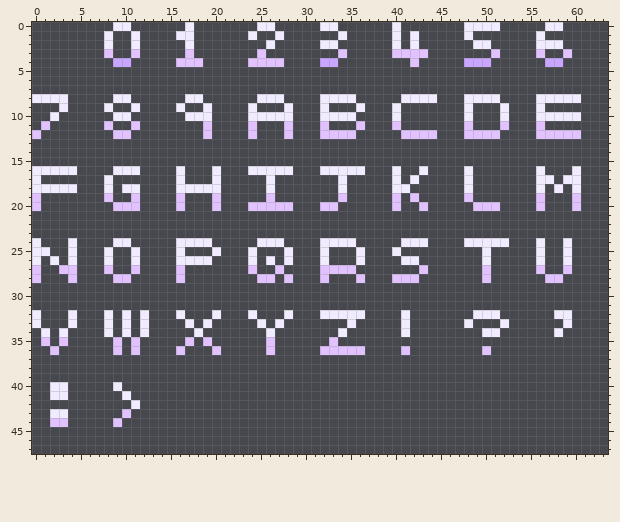
File history of a pixel-art file, SpaceInvaders/res/img/fonts/SprFont2BPP.ase. The picture above was drawn from the file before the commit.
64x48 pixels, 1 frame.
After the commit:
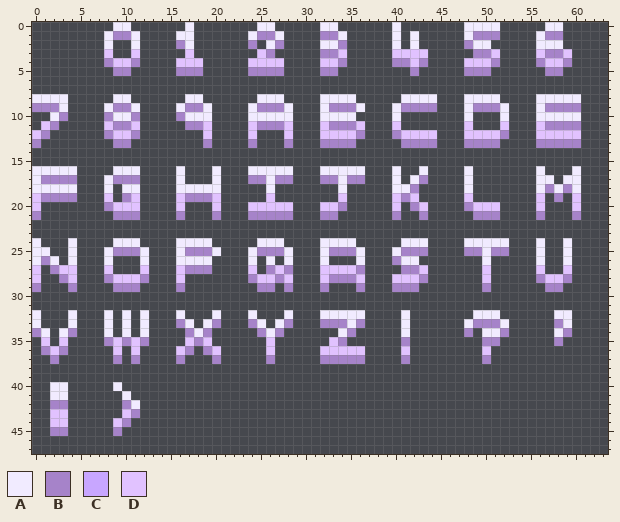
Palette (. is transparent): A #f1ebff  B #a683c9  C #c8a6ff  D #e1c2ff
The edit:
@@ x 0..63 @@
  0 .........AA......A.......AA.....AA......A.......AAAA.....AA.....
- 1 ........A..A....AA......A..A......A.....A.A.....A.......A.......
- 2 ........A..A.....A........A.....AA......A.A......AA.....AAA.....
- 3 ........D..D.....D.......D........D.....DDDD.......D....D..D....
- 4 .........CC.....DDD.....DDDD....CC........D.....CCC......CC.....
- 5 ................................................................
+ 1 ........ABBA....AA......ABBA....BBA.....A.A.....ABBB....ABB.....
+ 2 ........A..A....BA......B.AB....AAB.....A.A.....BAA.....AAA.....
+ 3 ........D..D.....D.......DB.....BBD.....DDDD.....BBD....DBBD....
+ 4 ........BDDB....DDD.....DDDD....DDB.....BBDB....DDDB....BDDB....
+ 5 .........BB.....BBB.....BBBB....BB........B.....BBB......BB.....
  6 ................................................................
@@ x 0..63 @@
  8 AAAA.....AA......AA......AAA....AAAA.....AAAA...AAAA....AAAAA...
- 9 ...A....A..A....A..A....A...A...A...A...A.......A...A...A.......
-10 ..A......AA......AAA....AAAAA...AAAA....A.......A...A...AAAAA...
-11 .D......D..D.......D....D...D...D...D...D.......D...D...D.......
-12 D........DD........D....D...D...DDDD.....DDDD...DDDD....DDDDD...
-13 ................................................................
+ 9 BBBA....ABBA....ABBA....ABBBA...ABBBA...ABBBB...ABBBA...ABBBB...
+10 ..AB....BAAB....BAAA....AAAAA...AAAA....A.......A...A...AAAAA...
+11 .DB.....DBBD.....BBD....DBBBD...DBBBD...D.......D...D...DBBBB...
+12 DB......BDDB.......D....D...D...DDDDB...BDDDD...DDDDB...DDDDD...
+13 B........BB........B....B...B...BBBB.....BBBB...BBBB....BBBBB...
 14 ................................................................
@@ x 0..63 @@
 16 AAAAA....AAA....A...A...AAAAA...AAAAA...A..A....A.......A...A...
-17 A.......A.......A...A.....A.......A.....A.A.....A.......AA.AA...
-18 AAAAA...A.AA....AAAAA.....A.......A.....AA......A.......A.A.A...
-19 D.......D..D....D...D.....D.......D.....D.D.....D.......D...D...
-20 D........DDD....D...D...DDDDD...DD......D..D.....DDD....D...D...
-21 ................................................................
+17 ABBBB...ABBB....A...A...BBABB...BBABB...A.AB....A.......AA.AA...
+18 AAAAA...A.AA....AAAAA.....A.......A.....AAB.....A.......ABABA...
+19 DBBBB...D.BD....DBBBD.....D.......D.....DBD.....D.......D.B.D...
+20 D.......BDDD....D...D...DDDDD...DDB.....D.BD....BDDD....D...D...
+21 B........BBB....B...B...BBBBB...BB......B..B.....BBB....B...B...
 22 ................................................................
 23 ................................................................
-24 A...A....AA.....AAAA.....AAA....AAAA.....AAA....AAAAA...A..A....
-25 AA..A...A..A....A...A...A...A...A...A...A.........A.....A..A....
-26 A.A.A...A..A....AAAA....A.A.A...A...A....AA.......A.....A..A....
-27 D..DD...D..D....D.......D..D....DDDD.......D......D.....D..D....
-28 D...D....DD.....D........DD.D...D...D...DDD.......D......DD.....
-29 ................................................................
+24 A...A....AAA....AAAA.....AAA....AAAA.....AAA....AAAAA...A..A....
+25 AA..A...ABBBA...ABBBA...ABBBA...ABBBA...ABBB....BBABB...A..A....
+26 ABA.A...A...A...AAAA....A.A.A...A...A...BAA.......A.....A..A....
+27 D.BDD...D...D...DBBB....D.BDB...DDDDB....BBD......D.....D..D....
+28 D..BD...BDDDB...D.......BDDBD...DBBBD...DDDB......D.....BDDB....
+29 B...B....BBB....B........BB.B...B...B...BBB.......B......BB.....
 30 ................................................................
@@ x 0..63 @@
 32 A...A...A.A.A...A...A...A...A...AAAAA....A.......AAA......AA....
-33 A...A...A.A.A....A.A.....A.A.......A.....A......A...A......A....
-34 .A.A....A.A.A.....A.......A.......A......A........AA......A.....
-35 .D.D.....D.D.....D.D......D......D..............................
-36 ..D......D.D....D...D.....D.....DDDDD....D........D.............
-37 ................................................................
+33 A...A...A.A.A...BA.AB...BA.AB...BBBAB....A......ABBBA.....BA....
+34 BA.AB...A.A.A....BAB.....BAB......AB.....A......B.AAB.....AB....
+35 .D.D....BDBDB....DBD......D......DB......B........BB......B.....
+36 .BDB.....D.D....DB.BD.....D.....DDDDD....D........D.............
+37 ..B......B.B....B...B.....B.....BBBBB....B........B.............
 38 ................................................................
@@ x 0..13 @@
 41 ..AA......A...
-42 ...........A..
-43 ..AA......D...
-44 ..DD.....D....
-45 ..............
+42 ..BB......BA..
+43 ..DD......DB..
+44 ..DD.....DB...
+45 ..BB.....B....
 46 ..............
